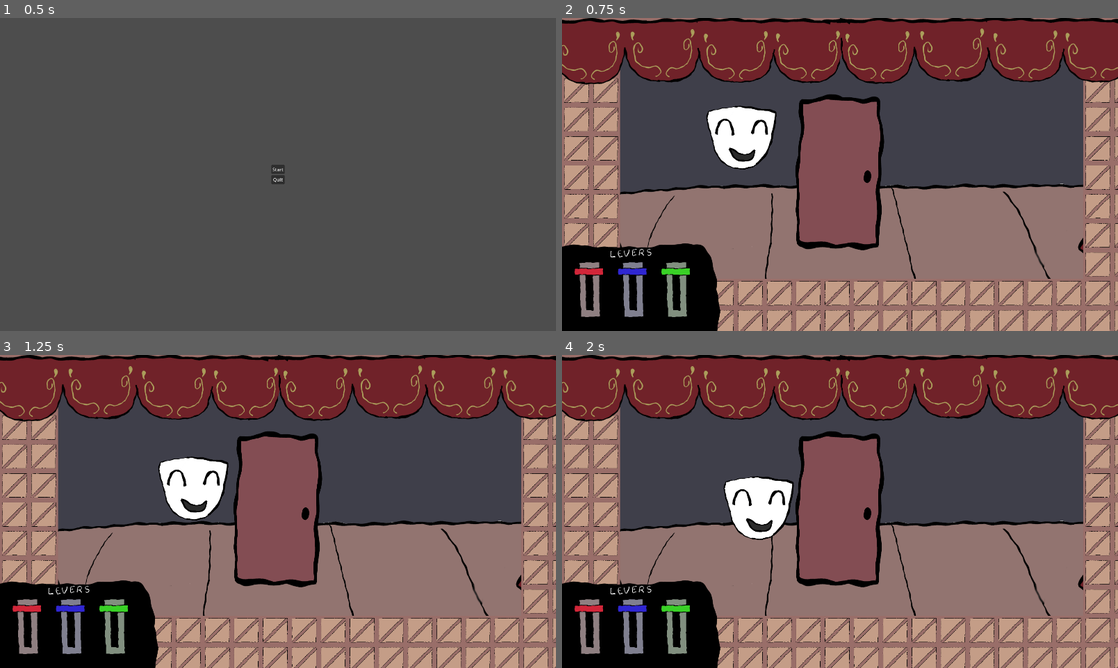
Above: before the commit, frames 1-4 (two rows, left to right).
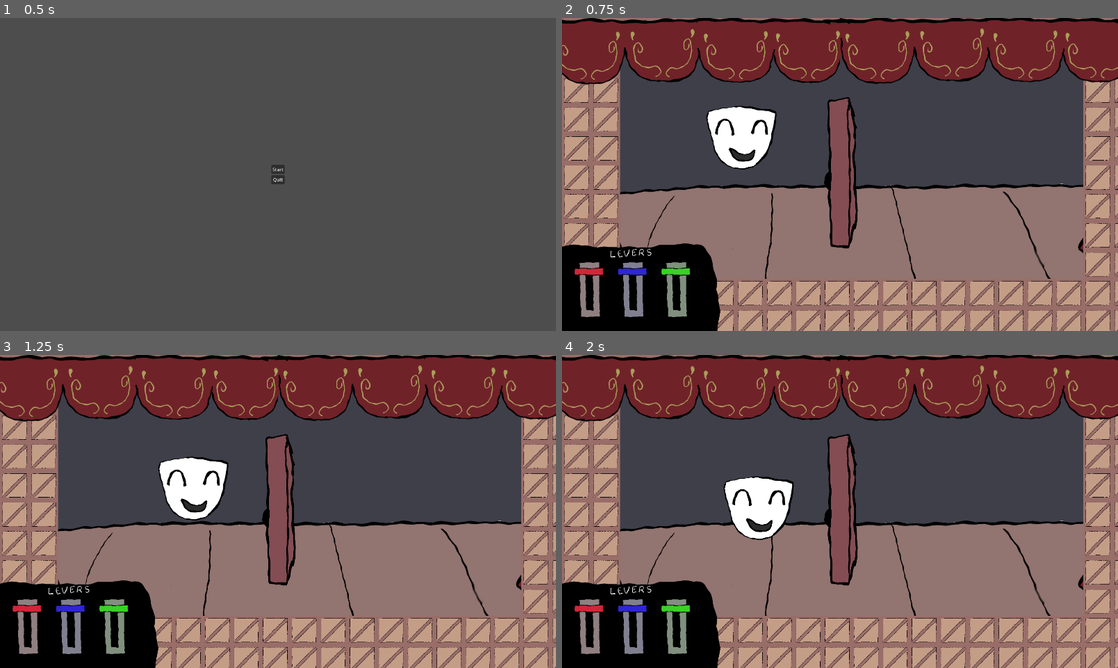
Above: after the commit, the same moments.

Repository: razzius/Masks2026
Game: Godot game, scene res://scenes/title_screen.tscn
Two runs of this game, one before a commit and one after it. Both use one fixed random seed, a clock stepped at 60 frames per second and the inputs below.
Inputs:
- Up to frame 1 (0.5 s): no input
- Up to frame 2 (0.75 s): click "Start" at 0.5 s
- Up to frame 3 (1.25 s): no input
- Up to frame 4 (2 s): tap Enter (ui_accept) at 1.25, 1.52 s; hold Right (Right) from 1.28 s (still down)

Frame 1 is identical in both runs. In frame 2, 5.6% of the frame differs, in the area x 42-58%, y 24-75%; in frame 3, 5.6%; in frame 4, 5.6%.

Commit message:
Added open and closed textures to Gate

Diff:
--- a/Assets/Gate.tscn
+++ b/Assets/Gate.tscn
@@ -1,6 +1,7 @@
 [gd_scene format=3 uid="uid://e625levok1c3"]
 
 [ext_resource type="Script" uid="uid://cec7ij6pe2i3c" path="res://scripts/Gate.gd" id="1_x6m3a"]
+[ext_resource type="Texture2D" uid="uid://coe2javbsfrvj" path="res://art/closeddoor_0000.png" id="2_gvlo7"]
 [ext_resource type="Texture2D" uid="uid://c0yst0ko6krfb" path="res://art/door_0000.png" id="2_x6m3a"]
 
 [sub_resource type="PhysicsMaterial" id="PhysicsMaterial_gvlo7"]
@@ -11,9 +12,11 @@
 
 [node name="Gate" type="Node2D" unique_id=1733791318]
 script = ExtResource("1_x6m3a")
+openTex = ExtResource("2_x6m3a")
+closeTex = ExtResource("2_gvlo7")
 
 [node name="Sprite2D" type="Sprite2D" parent="." unique_id=540055640]
-texture = ExtResource("2_x6m3a")
+texture = ExtResource("2_gvlo7")
 
 [node name="StaticBody2D" type="StaticBody2D" parent="." unique_id=44474892]
 physics_material_override = SubResource("PhysicsMaterial_gvlo7")
--- a/scripts/Gate.gd
+++ b/scripts/Gate.gd
@@ -1,5 +1,8 @@
 extends Node
 class_name Gate
+
+@export var openTex : Texture
+@export var closeTex : Texture
 
 @export var opened : bool
 var sprite : Sprite2D
@@ -19,12 +22,12 @@
 	pass
 
 func OpenDoor() -> void:
-	sprite.visible = false
+	sprite.texture = openTex
 	collider.disabled = true
 	opened = true
 
 func CloseDoor() -> void:
-	sprite.visible = true
+	sprite.texture = closeTex
 	collider.disabled = false
 	opened = false
 
